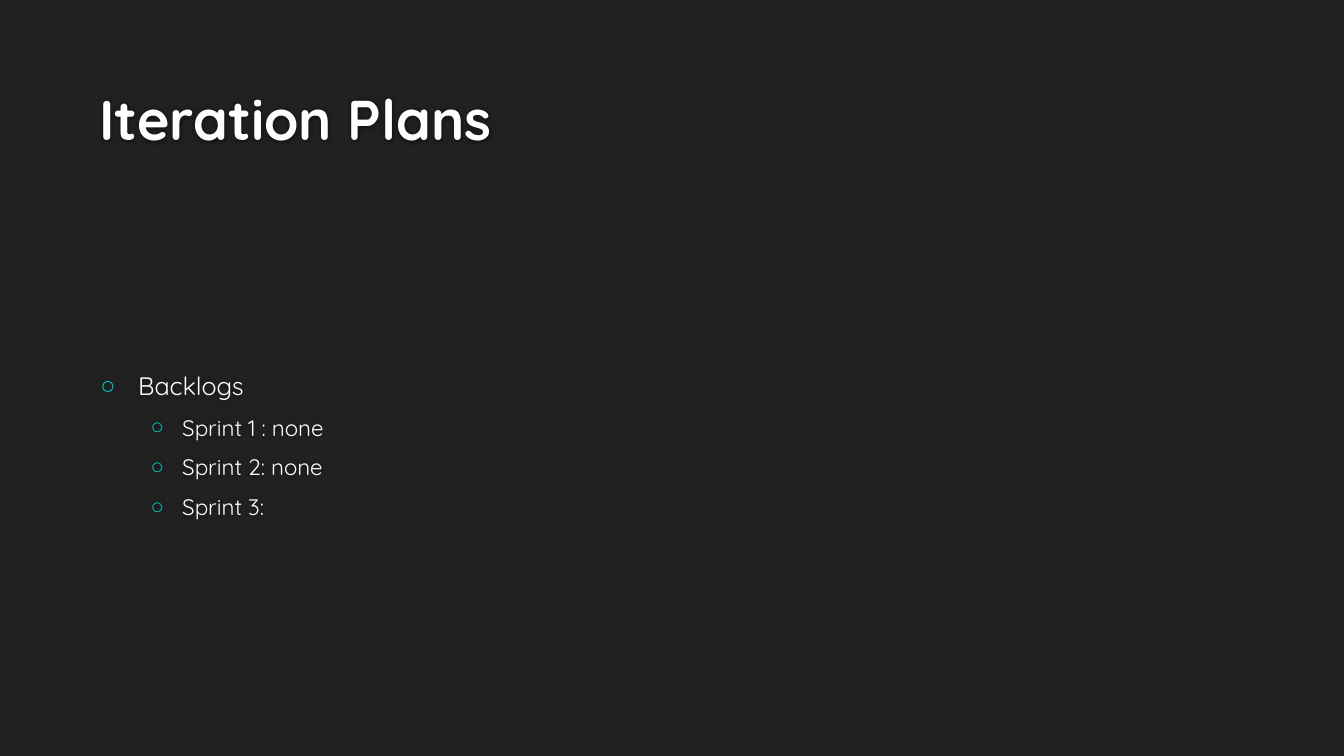
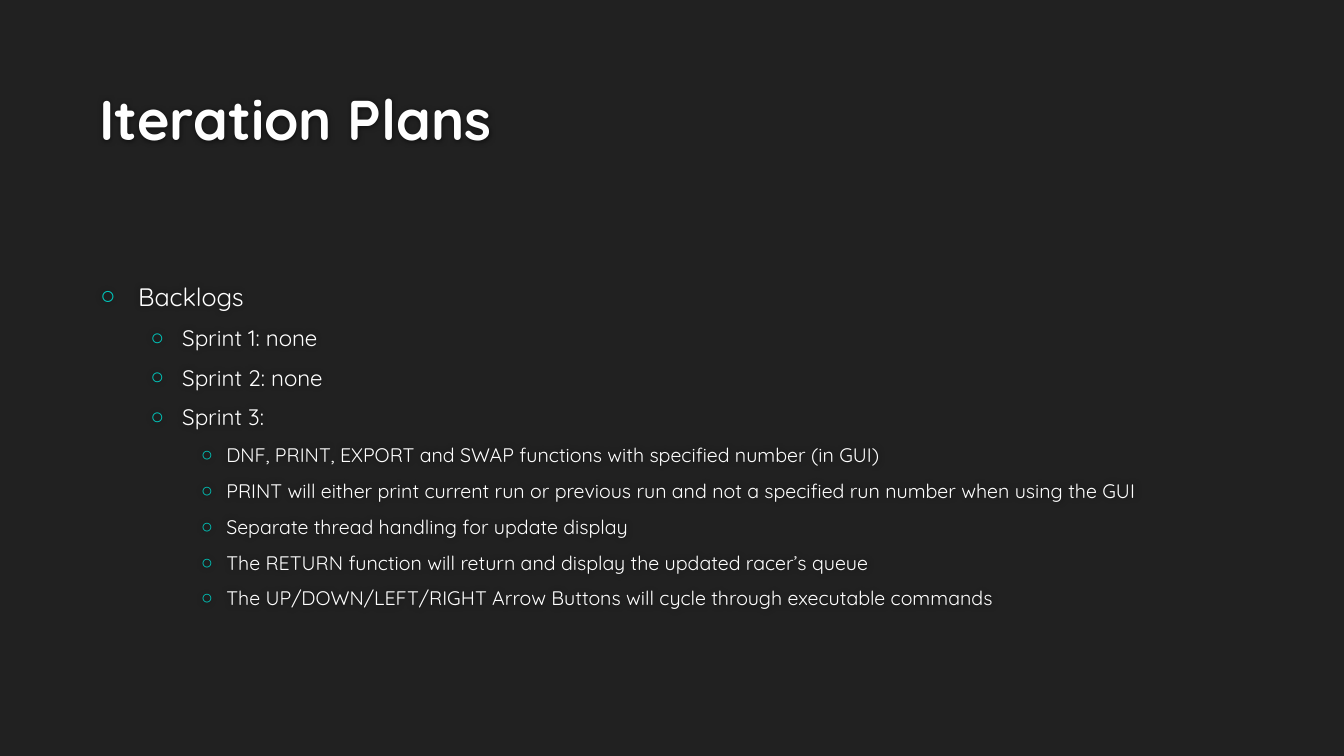
Before and after one commit to Fastwatch/FastWatch361, a slide deck: slide 7 of Artifacts/Presentation/Fastwatch.pptx. Drawn at 1344x756 pixels with LibreOffice and Linux fonts; fonts in the diff are those of the drawing; background and template pictures are left out. Boxes give left, top, right and bottom in pixels: in the first picture for what was removed or moved away, otherwise in the second. Text is boxed around its words. In the diff, an @@ line names an element or a change of style, - is before the commit and + after.

```diff
--- a/Artifacts/Presentation/Fastwatch.pptx
+++ b/Artifacts/Presentation/Fastwatch.pptx
@@ text at [182,330,318,351]: spaces changed @@
-  ○ Sprint 1 : none
+  ○ Sprint 1: none
@@ text at [226,447,1135,609]: paragraphs added @@
+    ○ DNF, PRINT, EXPORT and SWAP functions with specified number (in GUI)
+    ○ PRINT will either print current run or previous run and not a specified run number when using the GUI
+    ○ Separate thread handling for update display
+    ○ The RETURN function will return and display the updated racer’s queue
+    ○ The UP/DOWN/LEFT/RIGHT Arrow Buttons will cycle through executable commands
```
Also in this commit, not shown: 5 other slides changed, 8 other files.
